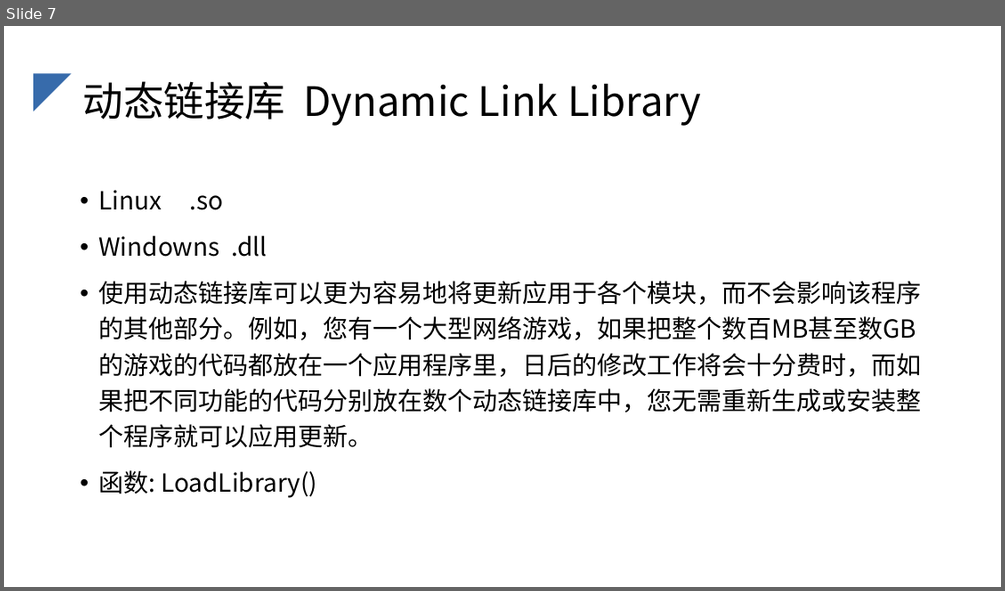
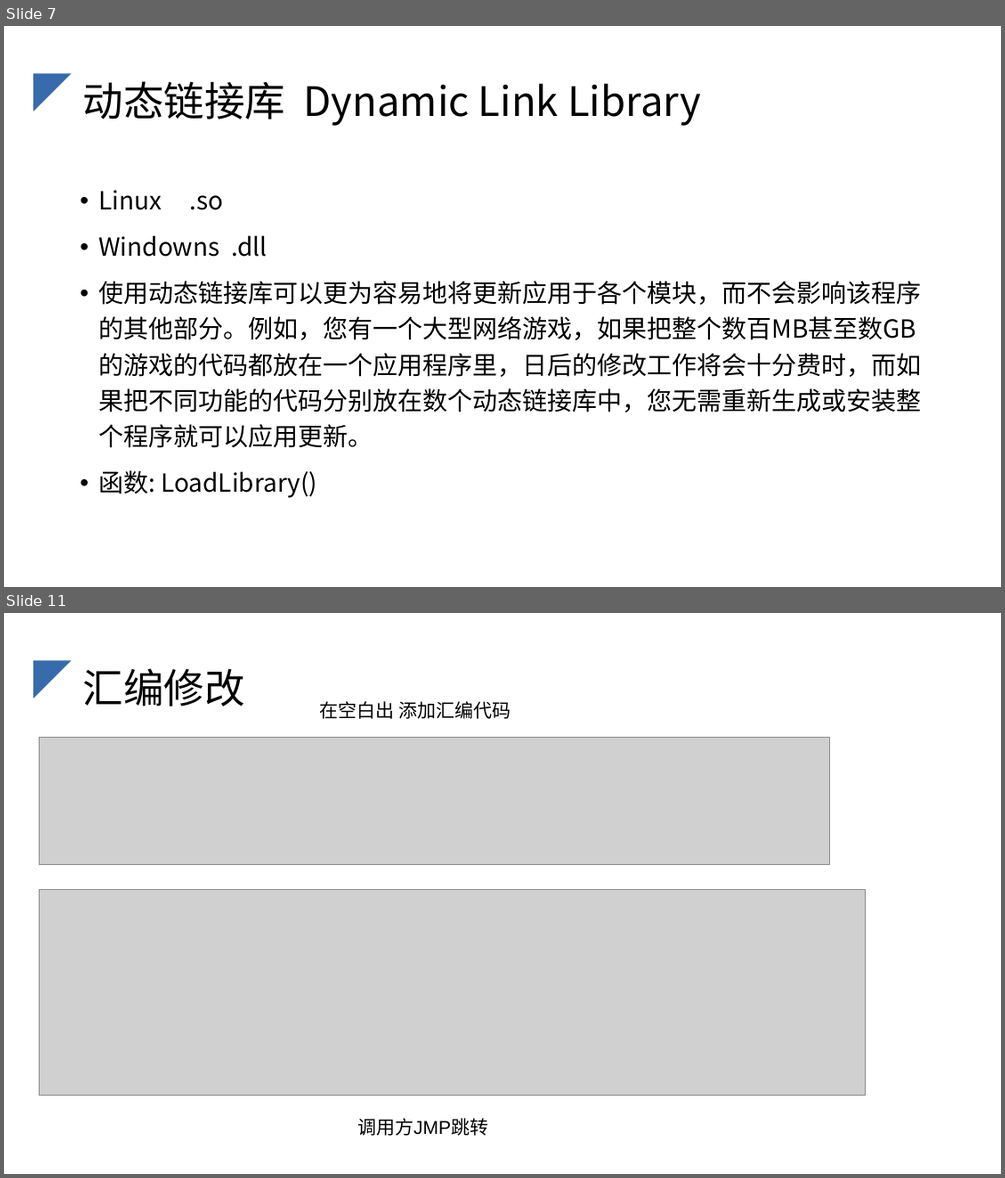
Before and after one commit to dollarkillerx/Reverse-engineering-ideas-sharing, a slide deck: wechat2/二进制安全.pptx. Shown one above the other, each under a label of ours: slide 7 before the commit, slides 7 and 11 after it; the slides between them are not shown. The pictures are 1005x591 and 1005x1178 pixels, drawn with LibreOffice and Linux fonts; fonts in the diff are those of the drawing; grey boxes stand for pictures. Boxes give left, top, right and bottom in pixels: in the first picture for what was removed or moved away, otherwise in the second. Text is boxed around its words. In the diff, an @@ line names an element or a change of style, - is before the commit and + after.

```diff
--- a/wechat2/二进制安全.pptx
+++ b/wechat2/二进制安全.pptx
@@ slide 11 added at (4,613,1001,1174), background #FFFFFF; not listed: 1 template element that a slide beside it also shows @@
@@ title added at (83,668,245,706), 39 pt, text #000000 @@
+汇编修改
@@ text added at (320,701,511,719), 18 pt, text #000000 @@
+在空白出 添加汇编代码
@@ picture added at (39,737,830,865) @@
@@ picture added at (39,889,865,1094) @@
@@ text added at (357,1118,488,1135), 18 pt, text #000000 @@
+调用方JMP跳转
```
Also in this commit, not shown: 4 other slides added, 34 other files.
